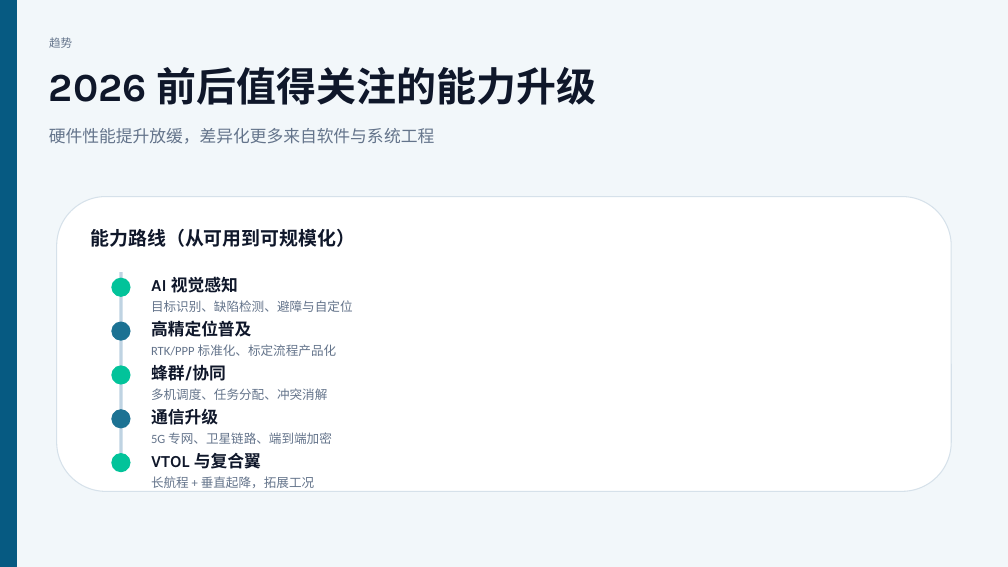
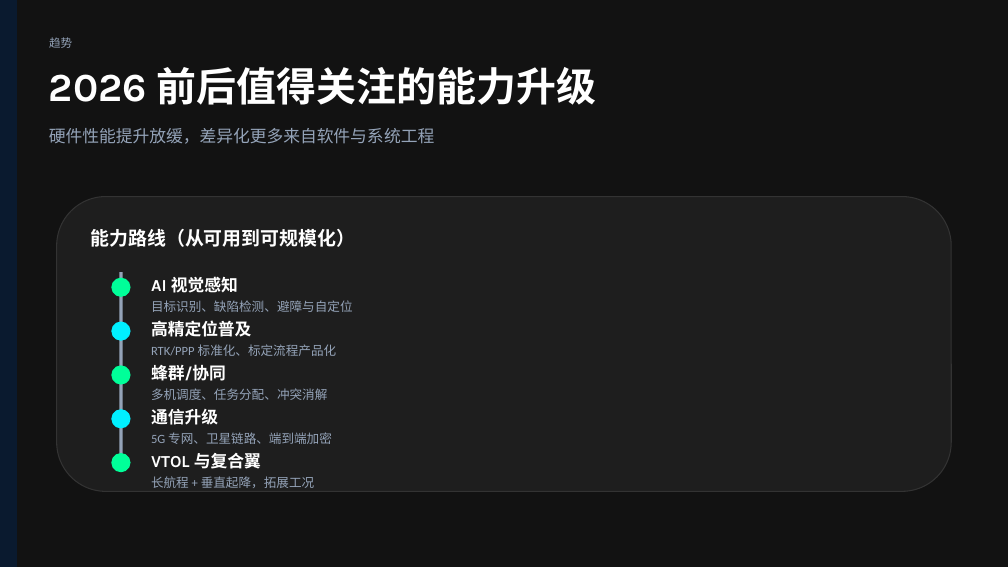
Before and after one commit to MrPluto0/MrPluto0, a slide deck: slide 6 of 无人机_概览.pptx. Drawn at 1008x567 pixels with LibreOffice and Linux fonts; fonts in the diff are those of the drawing. Boxes give left, top, right and bottom in pixels: in the first picture for what was removed or moved away, otherwise in the second. Text is boxed around its words. In the diff, an @@ line names an element or a change of style, - is before the commit and + after.

```diff
--- a/无人机_概览.pptx
+++ b/无人机_概览.pptx
@@ background #F2F7FA to #121212 @@
@@ rectangle at (0, 0, 17, 567): fill #065A82 to #0A1A2F; outline #065A82 1 pt to #0A1A2F 1 pt @@
@@ rounded rectangle at (57, 197, 951, 492): fill #FFFFFF to #1E1E1E; outline #D6E1EA 1 pt to #333333 1 pt @@
@@ line (121, 272) - (121, 455): stroke #BFD3E2 3 pt to #94A3B8 3 pt @@
@@ ellipse at (112, 322, 130, 340): fill #1C7293 to #00F0FF; outline #1C7293 1 pt to #00F0FF 1 pt @@
@@ ellipse at (112, 410, 130, 428): fill #1C7293 to #00F0FF; outline #1C7293 1 pt to #00F0FF 1 pt @@
@@ fill #02C39A to #00FF99; outline #02C39A 1 pt to #00FF99 1 pt in 3 elements at (112, 278, 130, 296), (112, 366, 130, 384), (112, 454, 130, 472) @@
@@ text colour #64748B to #94A3B8 in 7 elements at (49, 37, 72, 48), (49, 128, 434, 144), (151, 300, 353, 312), (151, 344, 337, 356), (151, 388, 327, 400), (151, 432, 332, 444), (151, 476, 314, 488) @@
@@ text colour #0F172A to #FFFFFF in 7 elements at (49, 67, 596, 105), (91, 229, 356, 247), (151, 277, 238, 293), (151, 320, 251, 337), (151, 364, 226, 381), (151, 409, 218, 425), (151, 453, 261, 469) @@
```
Also in this commit, not shown: 9 other slides changed, 1 slide added, 3 other files.
